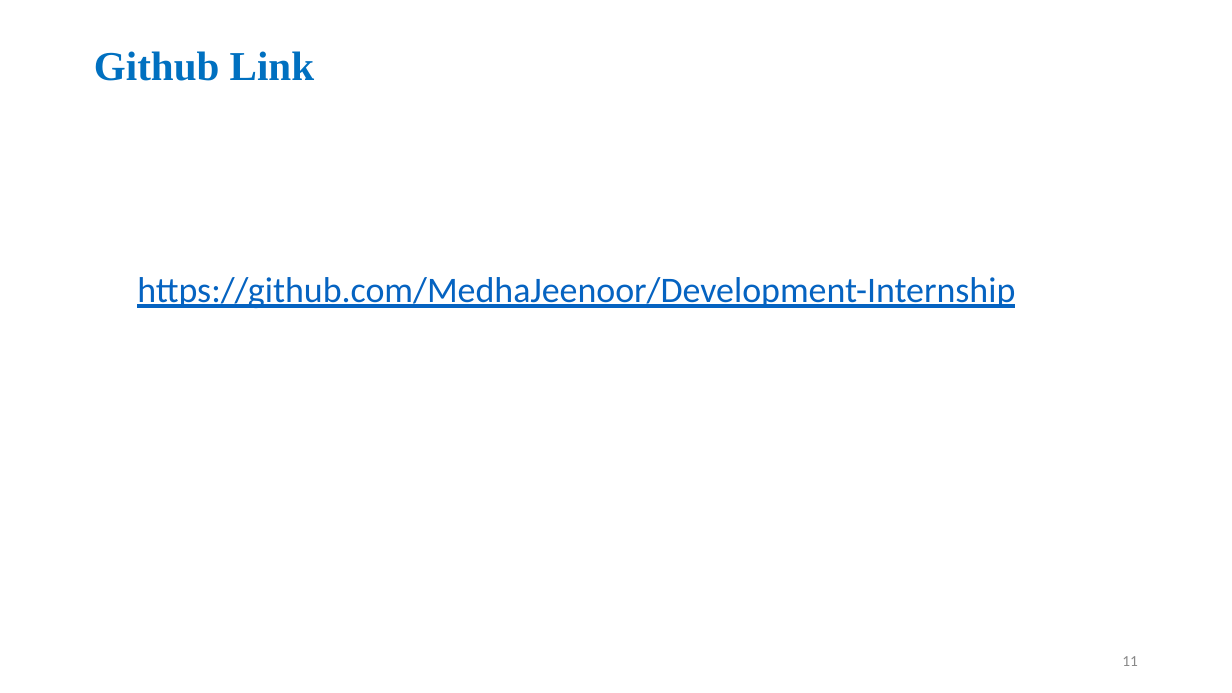
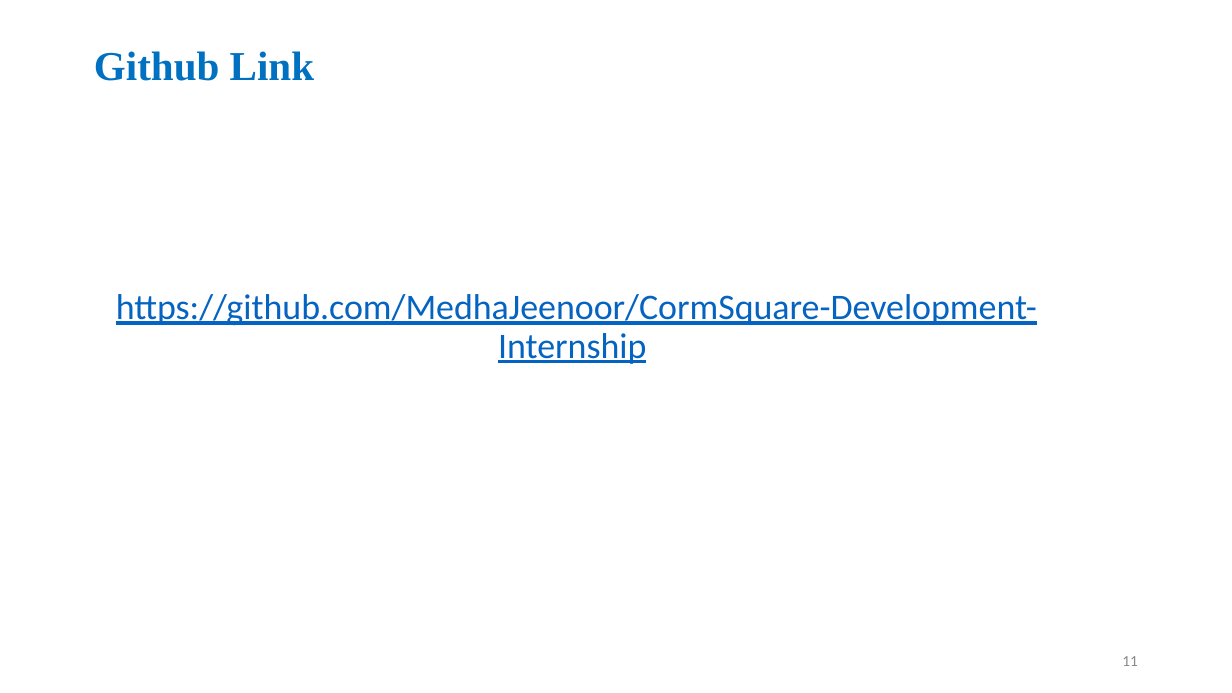
Before and after one commit to MedhaJeenoor/CormSquare-Development-Internship, a slide deck: slide 11 of Review PPTs/PIP4004-Internship_Review-0.pptx. Drawn at 1232x693 pixels with LibreOffice and Linux fonts; fonts in the diff are those of the drawing; background and template pictures are left out. Boxes give left, top, right and bottom in pixels: in the first picture for what was removed or moved away, otherwise in the second. Text is boxed around its words. In the diff, an @@ line names an element or a change of style, - is before the commit and + after.

```diff
--- a/Review PPTs/PIP4004-Internship_Review-0.pptx
+++ b/Review PPTs/PIP4004-Internship_Review-0.pptx
@@ text "https://github.com/MedhaJeenoor/CormSquare-Development-Inter ..." at box(116, 294, 1037, 364): vertical alignment top to middle @@
@@ text at box(116, 294, 1037, 364): text changed @@
-https://github.com/MedhaJeenoor/Development-Internship
+https://github.com/MedhaJeenoor/CormSquare-Development-Internship
```
